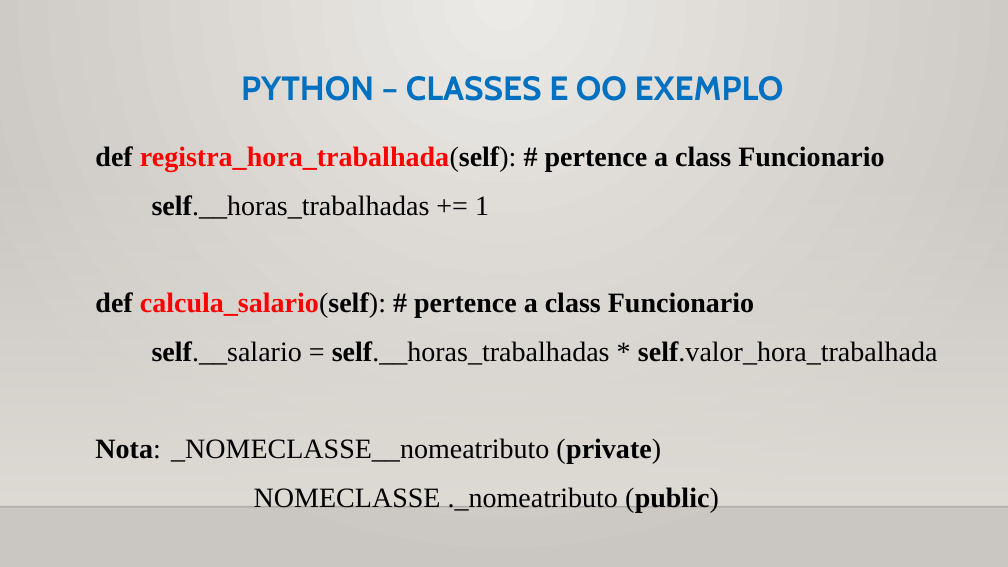
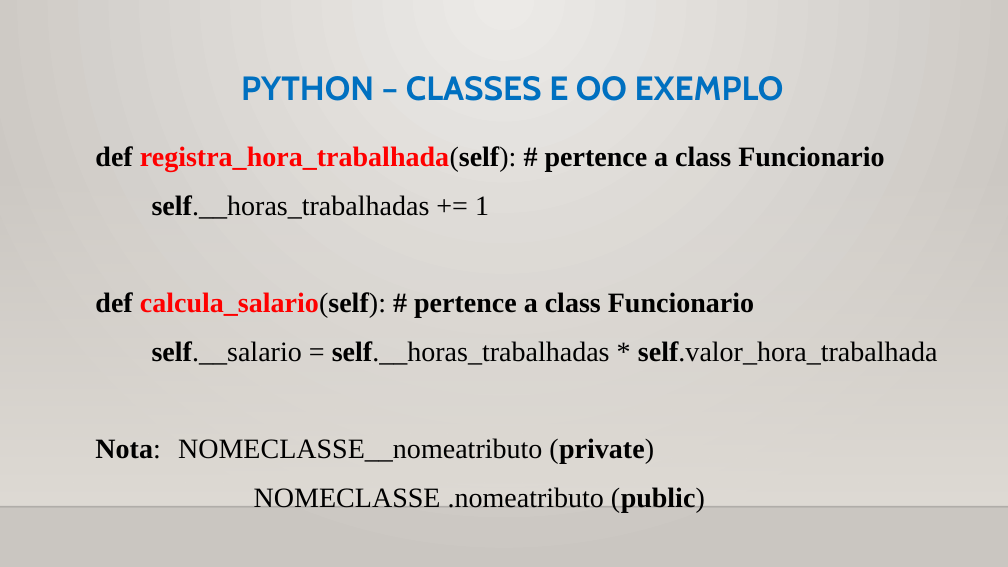
Before and after one commit to CloudEducationBrazil/WydenUniRuyPythonRAD, a slide deck: slide 22 of 01 Classes/Aula 11 RAD Python - Classes - Orientação a Objetos.pptx. Drawn at 1008x567 pixels with LibreOffice and Linux fonts; fonts in the diff are those of the drawing; background and template pictures are left out. Boxes give left, top, right and bottom in pixels: in the first picture for what was removed or moved away, otherwise in the second. Text is boxed around its words. In the diff, an @@ line names an element or a change of style, - is before the commit and + after.

Commit message:
ajustesss Python RAD 02112023

```diff
--- a/01 Classes/Aula 11 RAD Python - Classes - Orientação a Objetos.pptx
+++ b/01 Classes/Aula 11 RAD Python - Classes - Orientação a Objetos.pptx
@@ text at (95, 438, 705, 513): text changed @@
-  Nota: _NOMECLASSE__nomeatributo (private)
-  NOMECLASSE ._nomeatributo (public)
+  Nota: NOMECLASSE__nomeatributo (private)
+  NOMECLASSE .nomeatributo (public)
```
Also in this commit, not shown: 5 other slides changed, 3 slides added.
